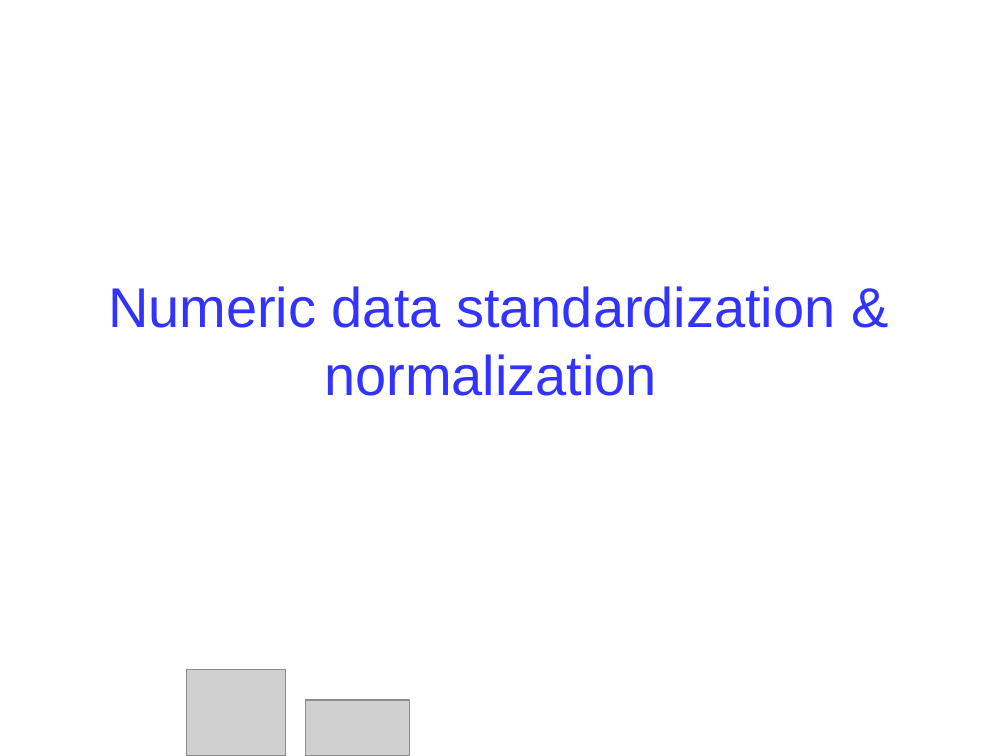
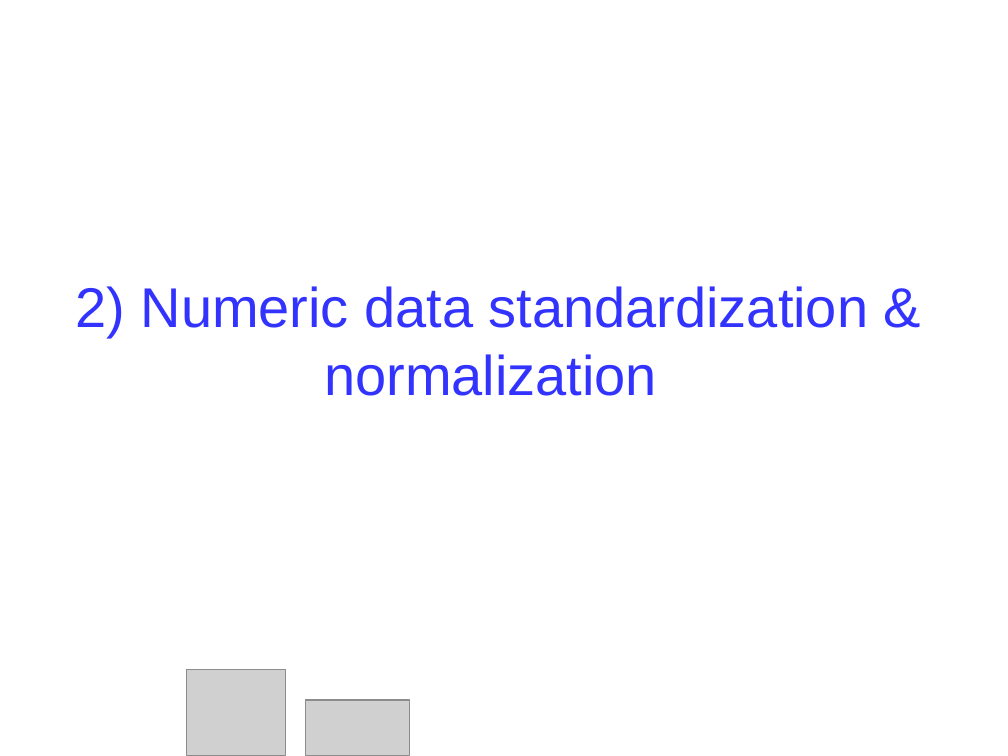
Before and after one commit to ceelch/Introduction_ML_2018_BCAM, a slide deck: slide 20 of Preprocessing_2019/Slides/Preprocessing-2019.odp. Drawn at 1008x756 pixels with LibreOffice and Linux fonts; fonts in the diff are those of the drawing; grey boxes stand for pictures; background and template pictures are left out. Boxes give left, top, right and bottom in pixels: in the first picture for what was removed or moved away, otherwise in the second. Text is boxed around its words. In the diff, an @@ line names an element or a change of style, - is before the commit and + after.

```diff
--- a/Preprocessing_2019/Slides/Preprocessing-2019.odp
+++ b/Preprocessing_2019/Slides/Preprocessing-2019.odp
@@ text at <box>75,286,868,337</box>: text changed @@
-Numeric data standardization &
+2) Numeric data standardization &
```
Also in this commit, not shown: 23 other slides changed, 3 other files.
